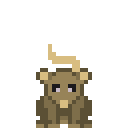
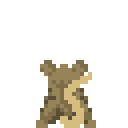
Before/after of a 128 x 128 layered artwork. What changed in the layer stack:
hid group "frontIdle" (4 layers) over bbox(36, 44, 92, 128)
hid "Layer 2" (1st of 2, in "Idle" › "frontIdle") over bbox(36, 44, 92, 128)
showed group "backIdle" (4 layers) over bbox(36, 52, 96, 128)
showed "Layer 4" (2nd of 2, in "Idle" › "backIdle"), painted on it over bbox(36, 56, 96, 128)
